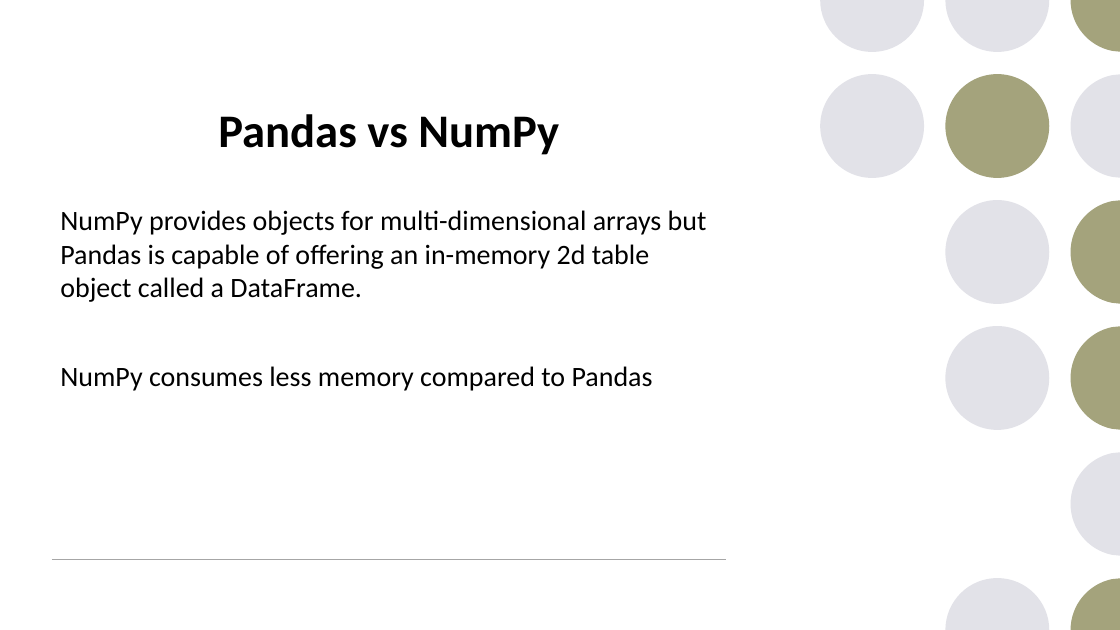
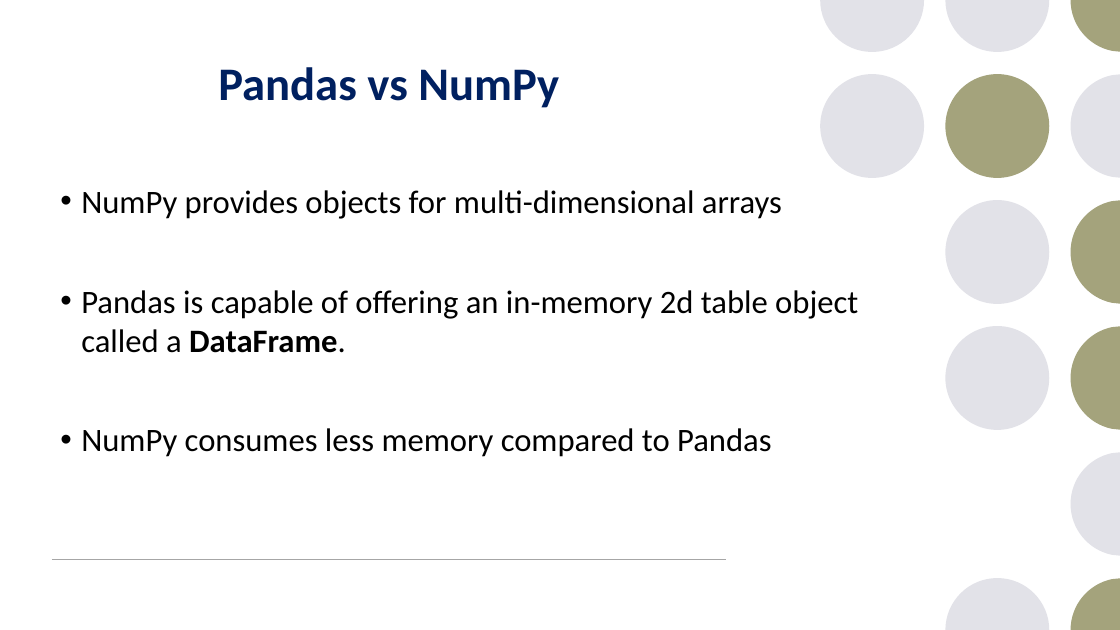
Before and after one commit to JohanBester/PythonResources, a slide deck: slide 3 of DAP_PowerPoints/week6-pandas.pptx (slide 4 before the commit). Drawn at 1120x630 pixels with LibreOffice and Linux fonts; fonts in the diff are those of the drawing. Boxes give left, top, right and bottom in pixels: in the first picture for what was removed or moved away, otherwise in the second. Text is boxed around its words. In the diff, an @@ line names an element or a change of style, - is before the commit and + after.

```diff
--- a/DAP_PowerPoints/week6-pandas.pptx
+++ b/DAP_PowerPoints/week6-pandas.pptx
@@ title "Pandas vs NumPy": place and size @@
-title "Pandas vs NumPy" at [218, 114, 559, 155]
+title "Pandas vs NumPy" at [218, 67, 559, 108]
@@ title "Pandas vs NumPy" at [218, 67, 559, 108]: text colour #000000 to #002060 @@
@@ text "NumPy provides objects for multi-dimensional ...": place and size @@
-text "NumPy provides objects for multi-dimensional ..." at [60, 210, 707, 391]
+text "NumPy provides objects for multi-dimensional ..." at [81, 190, 858, 457]
@@ text at [81, 190, 858, 353]: text changed; size 24 to 28 pt @@
-NumPy provides objects for multi-dimensional arrays but Pandas is capable of offering an in-memory 2d table object called a DataFrame.
+• NumPy provides objects for multi-dimensional arrays
+• Pandas is capable of offering an in-memory 2d table object called a DataFrame.
@@ text at [81, 428, 771, 457]: size 24 to 28 pt in "NumPy consumes less memory compared to Pandas"; bullet none to • @@
```
Also in this commit, not shown: 63 other slides changed, 2 slides removed, 17 other files.
